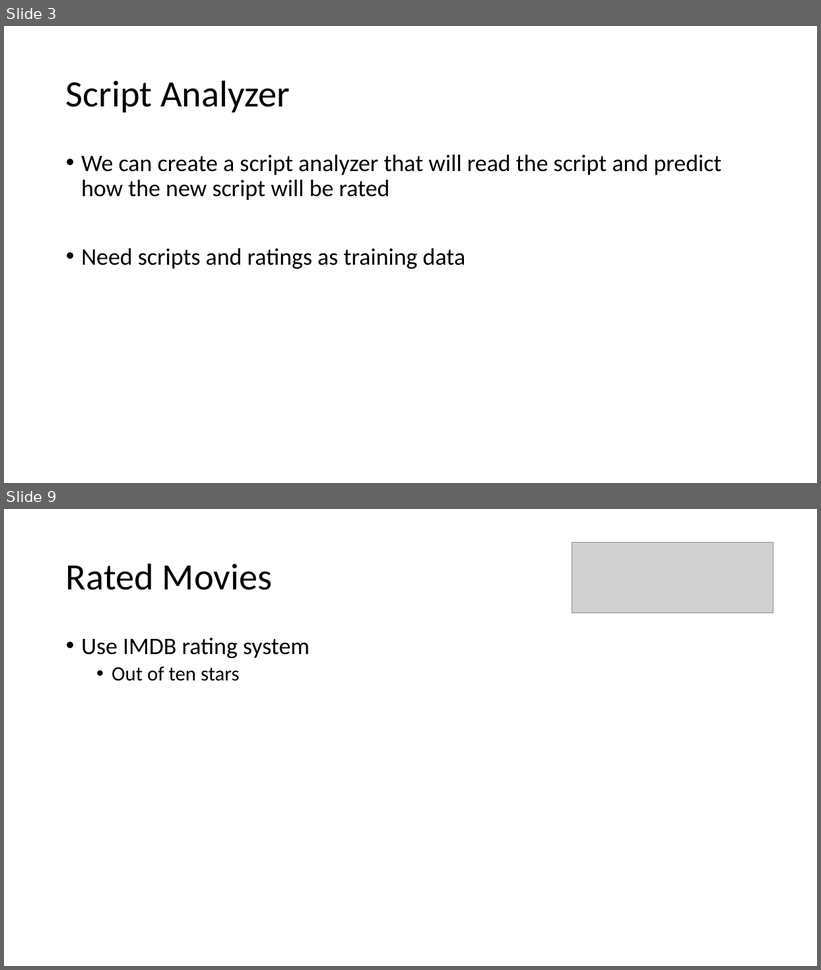
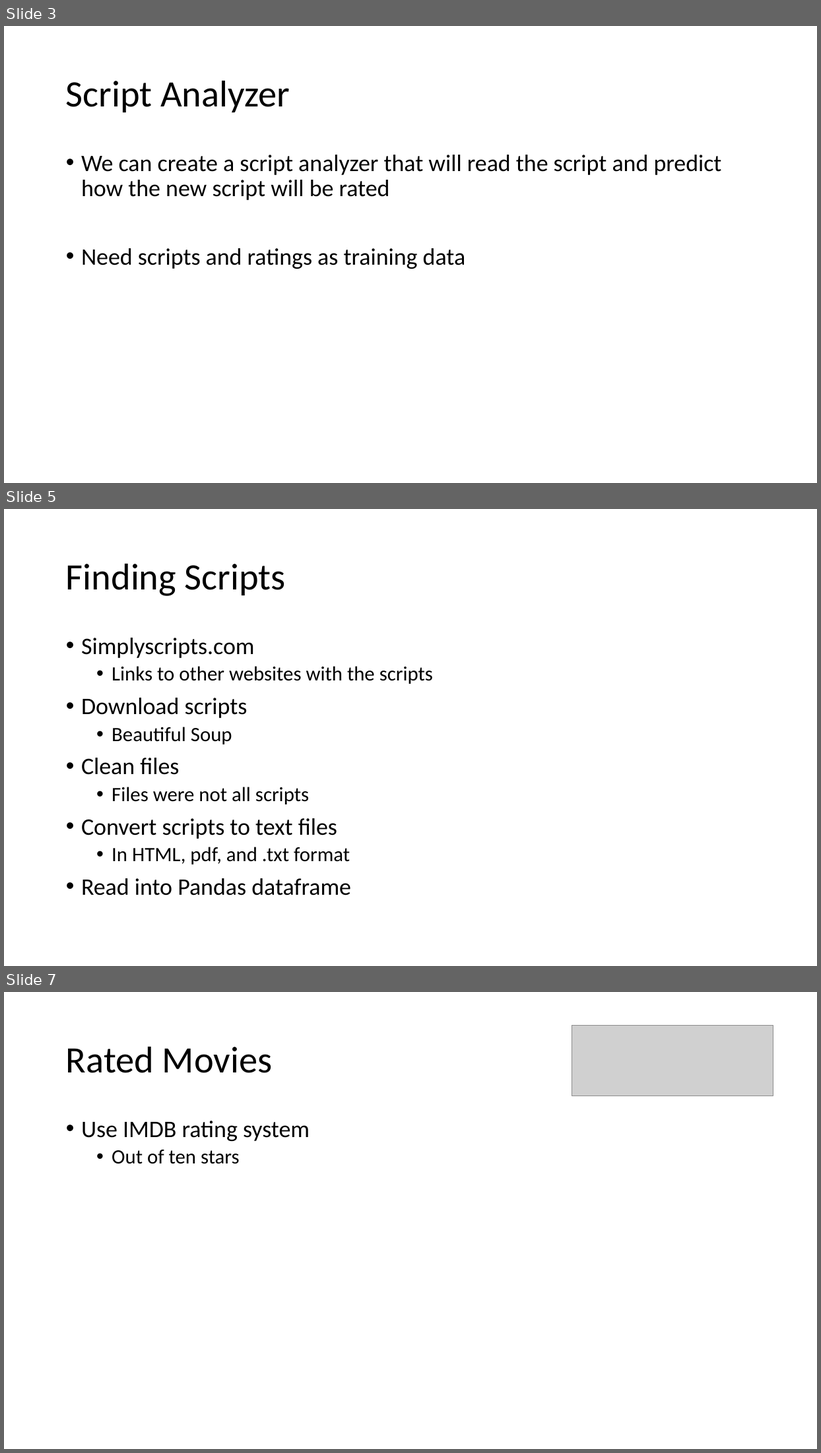
Before and after one commit to cda913/Capstone, a slide deck: AitkinCapstonePresentation.pptx. Shown one above the other, each under a label of ours: slides 3 and 9 before the commit, slides 3, 5 and 7 after it; the slides between them are not shown. The pictures are 821x970 and 821x1453 pixels, drawn with LibreOffice and Linux fonts; fonts in the diff are those of the drawing; grey boxes stand for pictures. Boxes give left, top, right and bottom in pixels: in the first picture for what was removed or moved away, otherwise in the second. Text is boxed around its words. In the diff, an @@ line names an element or a change of style, - is before the commit and + after.

```diff
--- a/AitkinCapstonePresentation.pptx
+++ b/AitkinCapstonePresentation.pptx
@@ slide 5 added at <box>4,509,817,966</box>, background #FFFFFF @@
@@ title added at <box>66,563,286,596</box>, 44 pt, text #000000 @@
+Finding Scripts
@@ text added at <box>81,638,433,896</box>, 24 pt, text #000000 @@
+• Simplyscripts.com
+  • Links to other websites with the scripts
+• Download scripts
+  • Beautiful Soup
+• Clean files
+  • Files were not all scripts
+• Convert scripts to text files
+  • In HTML, pdf, and .txt format
+• Read into Pandas dataframe
@@ what was slide 9 is now slide 7 @@
```
Also in this commit, not shown: 2 slides changed, 2 other slides added, 5 slides removed.
